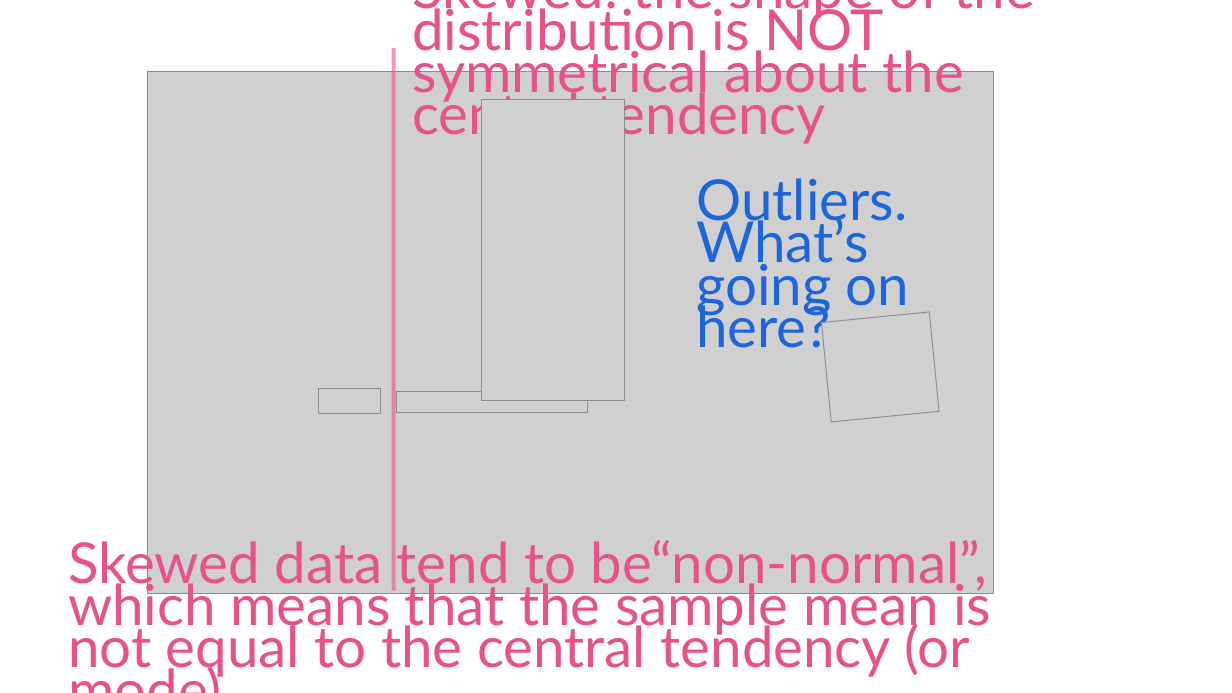
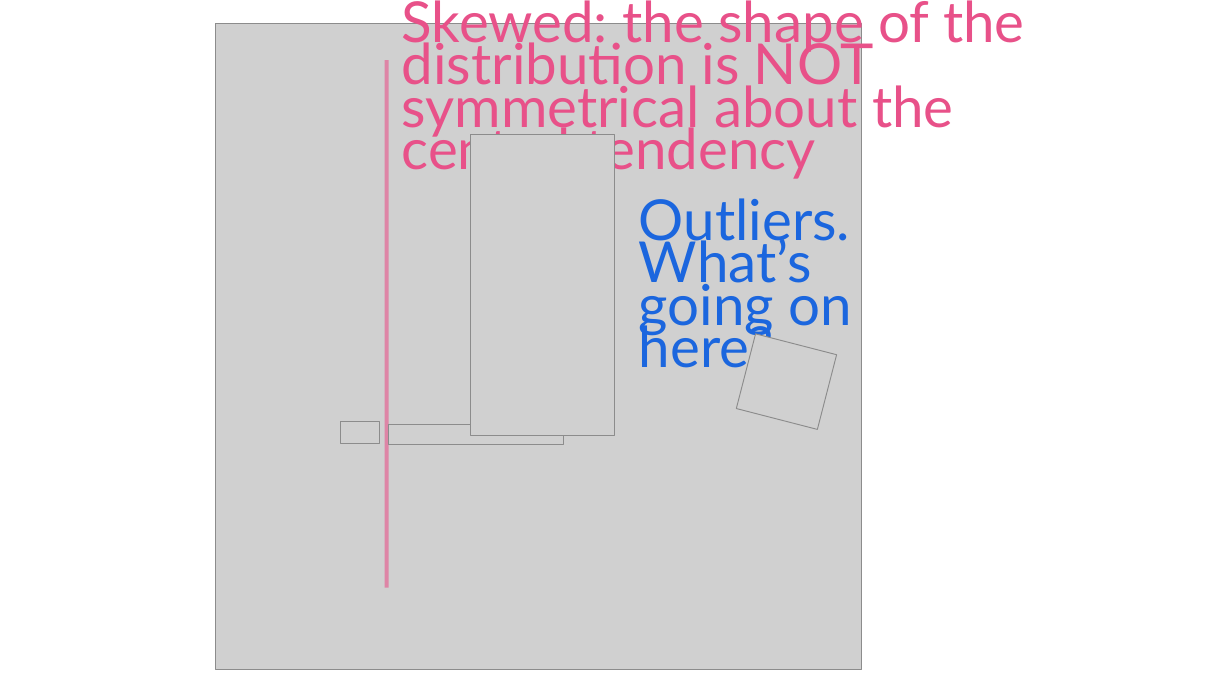
Before and after one commit to SmogDr/edar_coursebook, a slide deck: slide 3 of Annotations.pptx. Drawn at 1232x693 pixels with LibreOffice and Linux fonts; fonts in the diff are those of the drawing; grey boxes stand for pictures. Boxes give left, top, right and bottom in pixels: in the first picture for what was removed or moved away, otherwise in the second. Text is boxed around its words. In the diff, an @@ line names an element or a change of style, - is before the commit and + after.

```diff
--- a/Annotations.pptx
+++ b/Annotations.pptx
@@ picture: place and size @@
-picture at [148, 71, 994, 593]
+picture at [216, 24, 862, 670]
@@ text "Skewed: the shape of the ..." rewrapped from [412, 0, 1035, 145] to [402, 0, 1025, 179] @@
@@ line moved from (394, 48) - (394, 591) to (386, 60) - (386, 588) @@
@@ picture: place and size @@
-picture at [482, 100, 626, 401]
+picture at [471, 134, 616, 435]
@@ text "Outliers. What’s": place and size @@
-text "Outliers. What’s" at [696, 178, 910, 357]
+text "Outliers. What’s" at [639, 198, 853, 377]
@@ picture at [737, 334, 837, 429]: rotation 354 to 14 degrees @@
@@ picture: place and size @@
-picture at [319, 389, 381, 415]
+picture at [341, 421, 379, 443]
@@ picture: place and size @@
-picture at [396, 391, 588, 412]
+picture at [389, 425, 564, 444]
@@ text removed at [68, 534, 991, 678] @@
-Skewed data tend to be“non-normal”, which means that the sample mean is not equal to the central tendency (or mode).
```
Also in this commit, not shown: 1 slide added, 23 other files.
